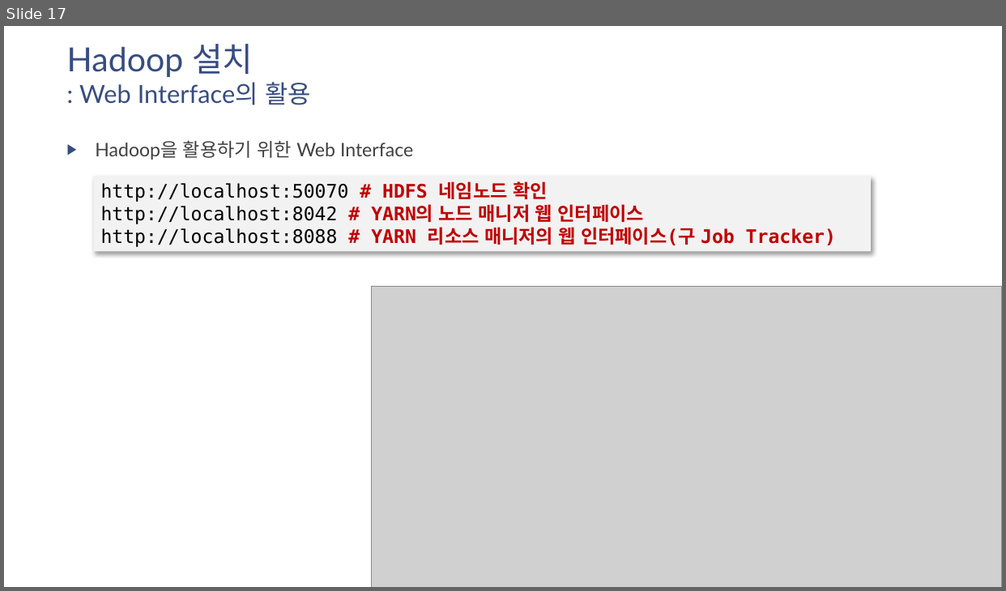
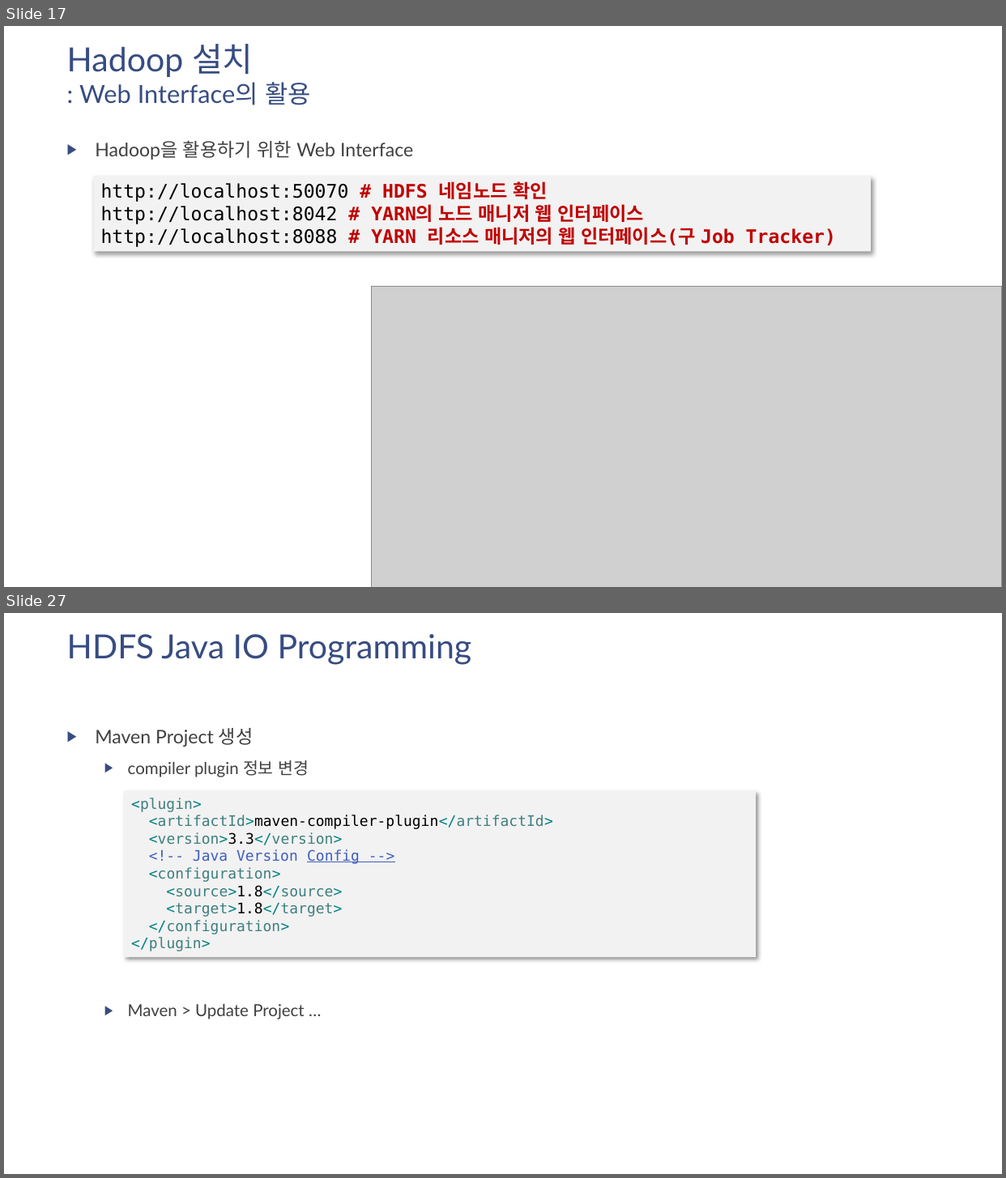
Before and after one commit to namsk/datascience-lecture-draft, a slide deck: slides/drafts/07-install-hadoop-on-centos7.pptx. Shown one above the other, each under a label of ours: slide 17 before the commit, slides 17 and 27 after it; the slides between them are not shown. The pictures are 1006x591 and 1006x1178 pixels, drawn with LibreOffice and Linux fonts; fonts in the diff are those of the drawing; grey boxes stand for pictures. Boxes give left, top, right and bottom in pixels: in the first picture for what was removed or moved away, otherwise in the second. Text is boxed around its words. In the diff, an @@ line names an element or a change of style, - is before the commit and + after.

```diff
--- a/slides/drafts/07-install-hadoop-on-centos7.pptx
+++ b/slides/drafts/07-install-hadoop-on-centos7.pptx
@@ slide 27 added at box(4, 613, 1002, 1174), background #FFFFFF @@
@@ title added at box(67, 634, 472, 665), 32 pt, text #384C81 @@
+HDFS Java IO Programming
@@ text added at box(95, 728, 309, 1020), 16 pt, text #404040 @@
+▶ Maven Project 생성
+  ▶ compiler plugin 정보 변경
+  ▶ Maven > Update Project …
@@ rectangle added at box(124, 791, 756, 957), fill #F2F2F2, 14 pt, text #3F7F7F @@
+<plugin>
+<artifactId>maven-compiler-plugin</artifactId>
+<version>3.3</version>
+<!-- Java Version Config -->
+<configuration>
+<source>1.8</source>
+<target>1.8</target>
+</configuration>
+</plugin>
```
Also in this commit, not shown: 5 slides changed, 14 other slides added, 19 other files.
